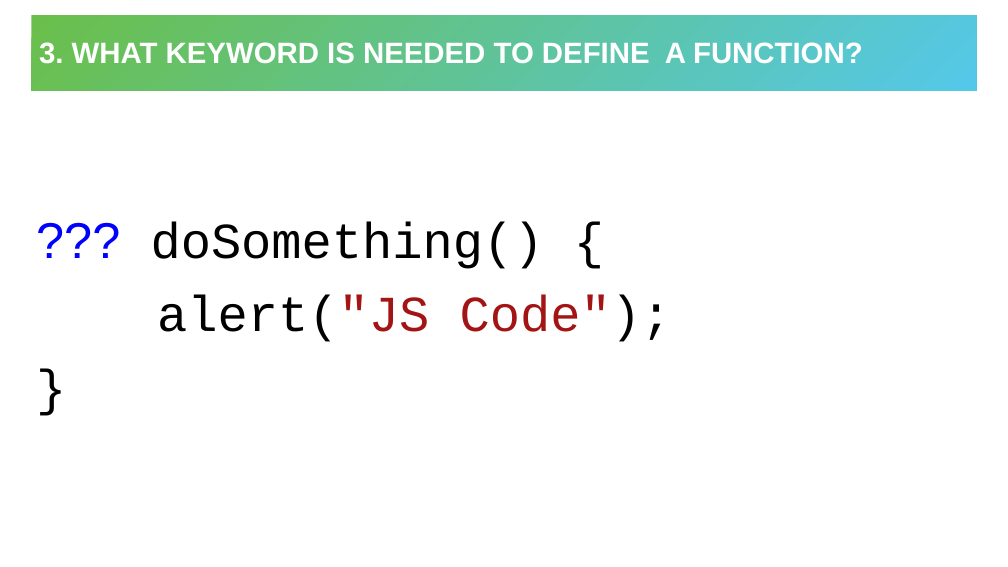
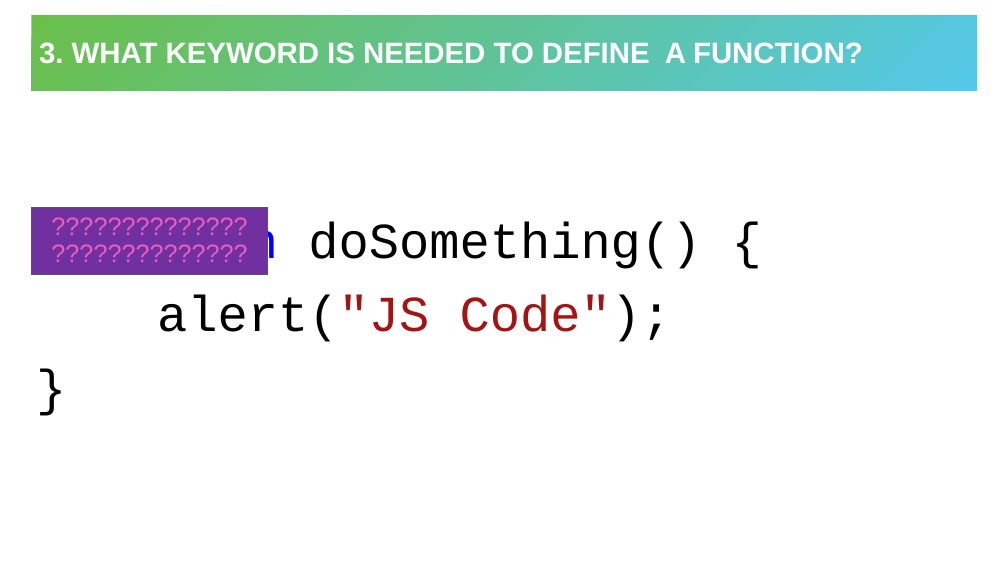
Before and after one commit to hytechclub/web-102, a slide deck: slide 6 of Week04/Review.pptx. Drawn at 1008x567 pixels with LibreOffice and Linux fonts; fonts in the diff are those of the drawing. Boxes give left, top, right and bottom in pixels: in the first picture for what was removed or moved away, otherwise in the second. Text is boxed around its words. In the diff, an @@ line names an element or a change of style, - is before the commit and + after.

```diff
--- a/Week04/Review.pptx
+++ b/Week04/Review.pptx
@@ rectangle added at [32,208,268,274], fill #7030A0, outline #56565A 1 pt, 24 pt, text #E95EBE @@
+????????????????????????????
@@ text at [36,222,701,273]: text changed @@
-??? doSomething() {
+function doSomething() {
```
Also in this commit, not shown: 1 other slide changed, 8 other files.
